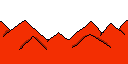
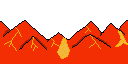
Two versions of the same layered image (w=128, h=64). Layer-by-layer changes:
painted on "Слой 1" over 4, 26, 128, 59
